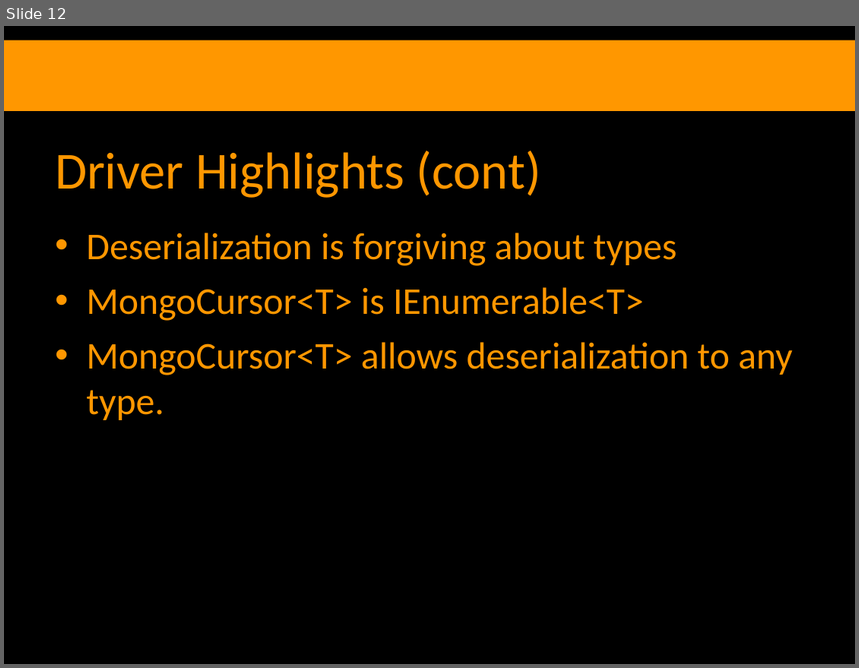
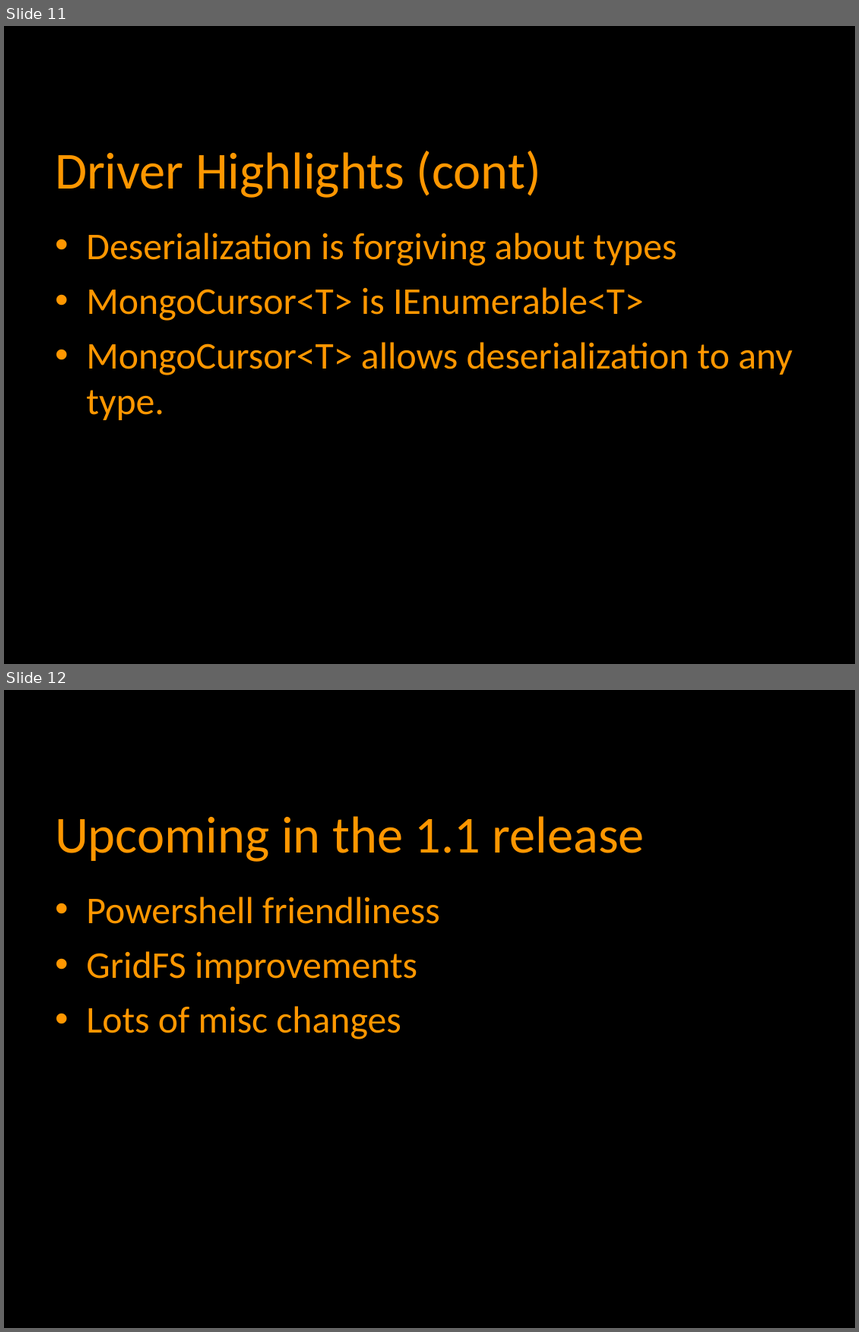
Before and after one commit to zippy1981/CodeCampNYC_Mongo, a slide deck: Slides.odp. Shown one above the other, each under a label of ours: slide 12 before the commit, slides 11 and 12 after it. The pictures are 859x668 and 859x1332 pixels, drawn with LibreOffice and Linux fonts; fonts in the diff are those of the drawing; background and template pictures are left out. Boxes give left, top, right and bottom in pixels: in the first picture for what was removed or moved away, otherwise in the second. Text is boxed around its words. In the diff, an @@ line names an element or a change of style, - is before the commit and + after.

```diff
--- a/Slides.odp
+++ b/Slides.odp
@@ slide 12 added at [4, 690, 855, 1328], background #000000 @@
@@ title added at [55, 816, 645, 862], 44 pt, text #FF9700 @@
+Upcoming in the 1.1 release
@@ text added at [86, 897, 440, 1040], 32 pt, text #FF9700 @@
+• Powershell friendliness
+• GridFS improvements
+• Lots of misc changes
@@ what was slide 12 is now slide 11 @@
@@ slide 11 changed as well @@
@@ rectangle removed at [4, 40, 855, 111] @@
```
Also in this commit, not shown: 11 other slides changed, 2 slides removed.
